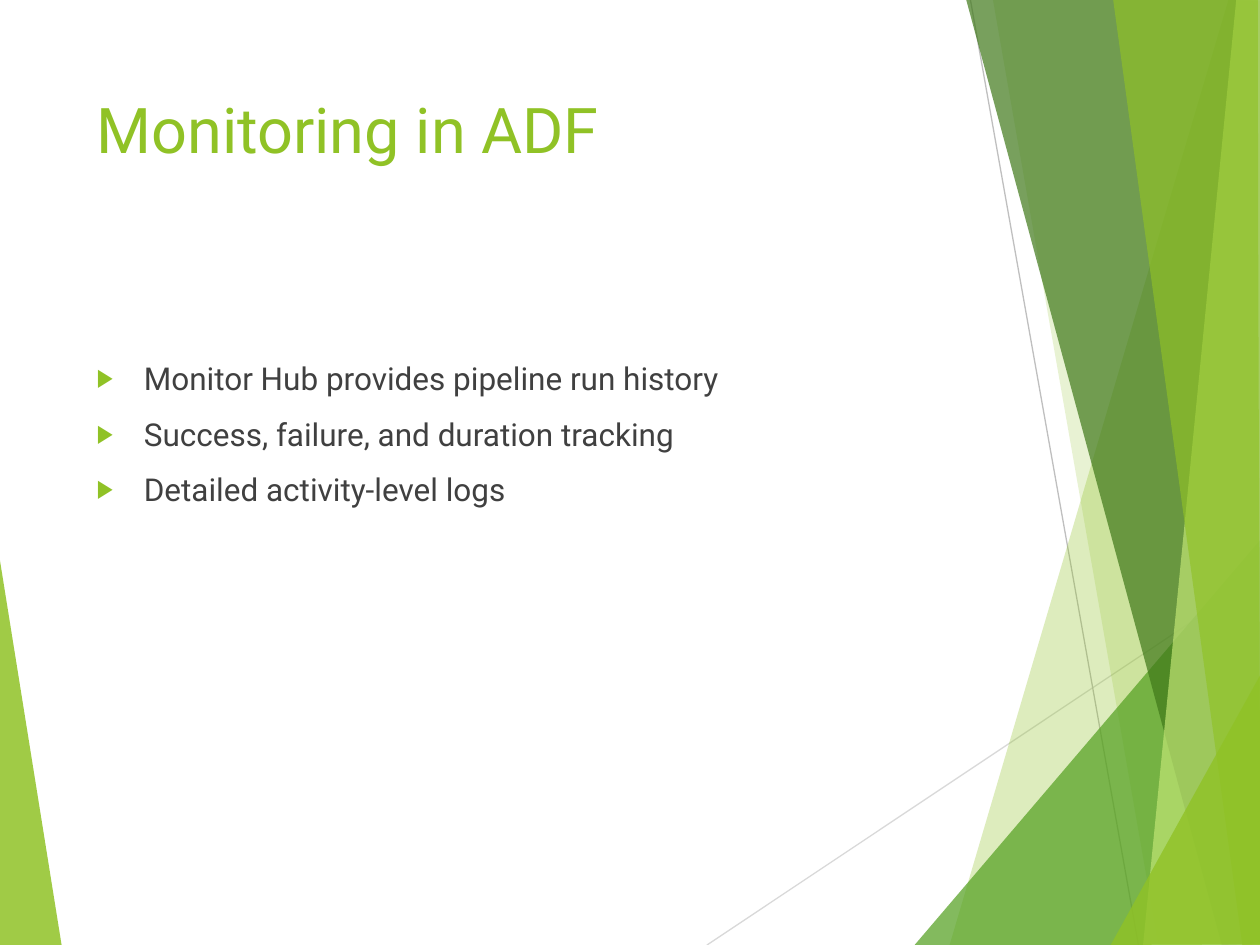
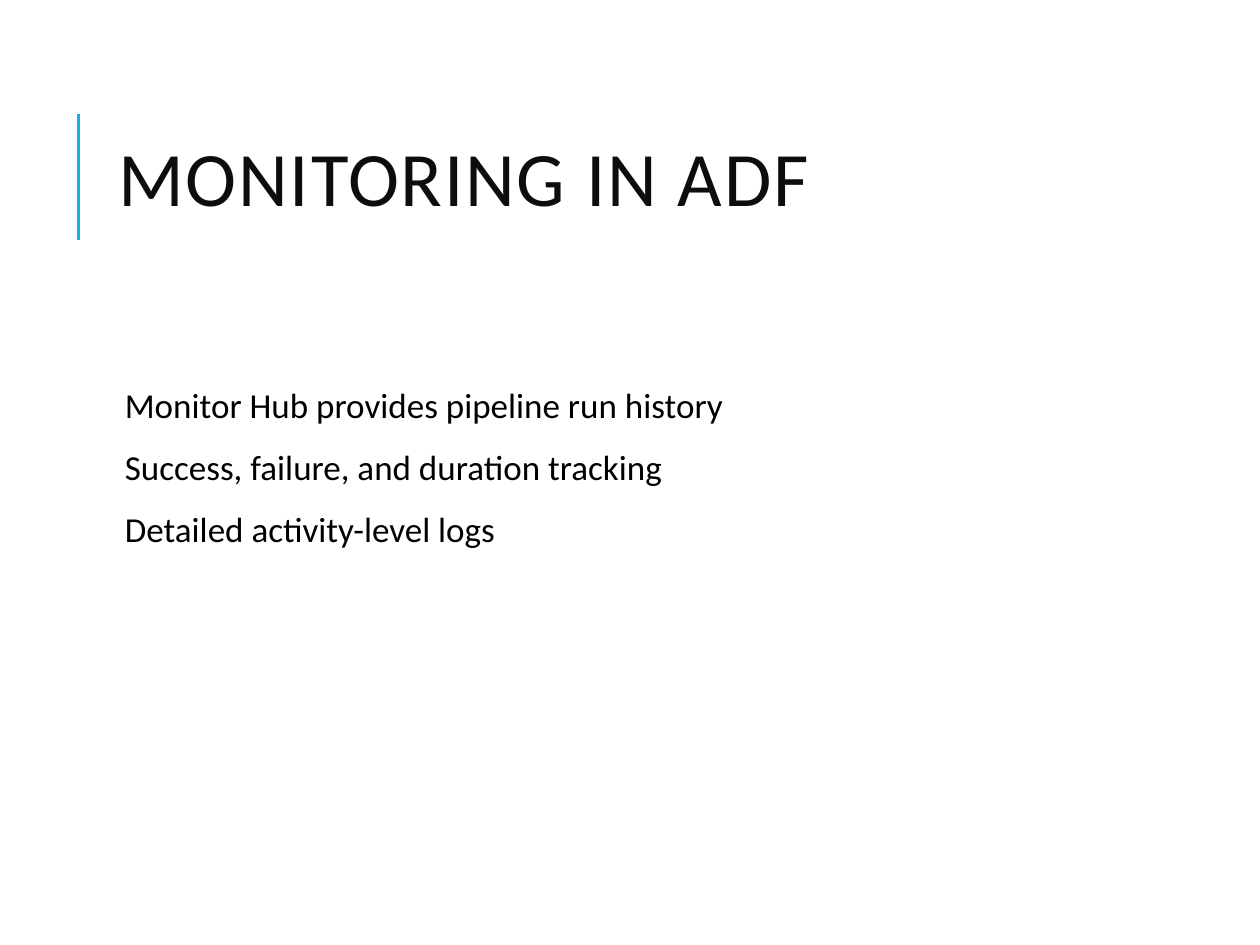
Before and after one commit to vivek1570/DE-Content-WithSnowflakes, a slide deck: slide 9 of Week-1/Day-3/Azure_Data_Factory_Overview.pptx. Drawn at 1260x945 pixels with LibreOffice and Linux fonts; fonts in the diff are those of the drawing. Boxes give left, top, right and bottom in pixels: in the first picture for what was removed or moved away, otherwise in the second. Text is boxed around its words. In the diff, an @@ line names an element or a change of style, - is before the commit and + after.

```diff
--- a/Week-1/Day-3/Azure_Data_Factory_Overview.pptx
+++ b/Week-1/Day-3/Azure_Data_Factory_Overview.pptx
@@ title "MONITORING IN ADF" at (118,156,809,207): vertical alignment top to middle @@
@@ line added from (78, 239) to (78, 113), #1CADE4 1.5 pt @@
@@ title at (118,156,809,207): text changed; size 36 to 44 pt; font Roboto to Calibri; text colour #90C226 to #0D0D0D @@
-Monitoring in ADF
+MONITORING IN ADF
@@ text "Monitor Hub provides pipeline run ...": place and size @@
-text "Monitor Hub provides pipeline run ..." at (144,366,718,508)
+text "Monitor Hub provides pipeline run ..." at (125,393,723,548)
@@ text "Monitor Hub provides pipeline run ..." at (125,393,723,548): size 18 to 20 pt, font Roboto to Calibri, text colour #404040 to #000000; bullet ▶ to  ; line spacing 1 to 0.9; more space between paragraphs; bullet colour #90C226 to #1CADE4 @@
@@ group removed at (0,0,1260,945): 8 freeform shapes, 2 lines @@
```
Also in this commit, not shown: 11 other slides changed, 7 other files.
